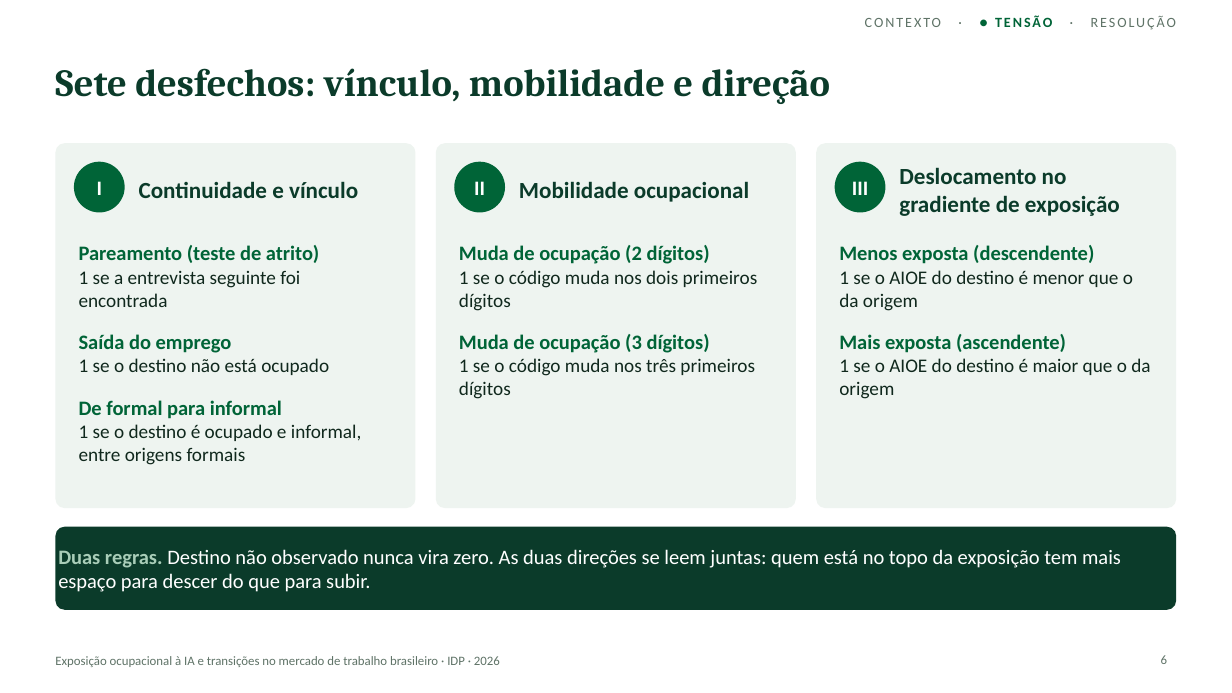
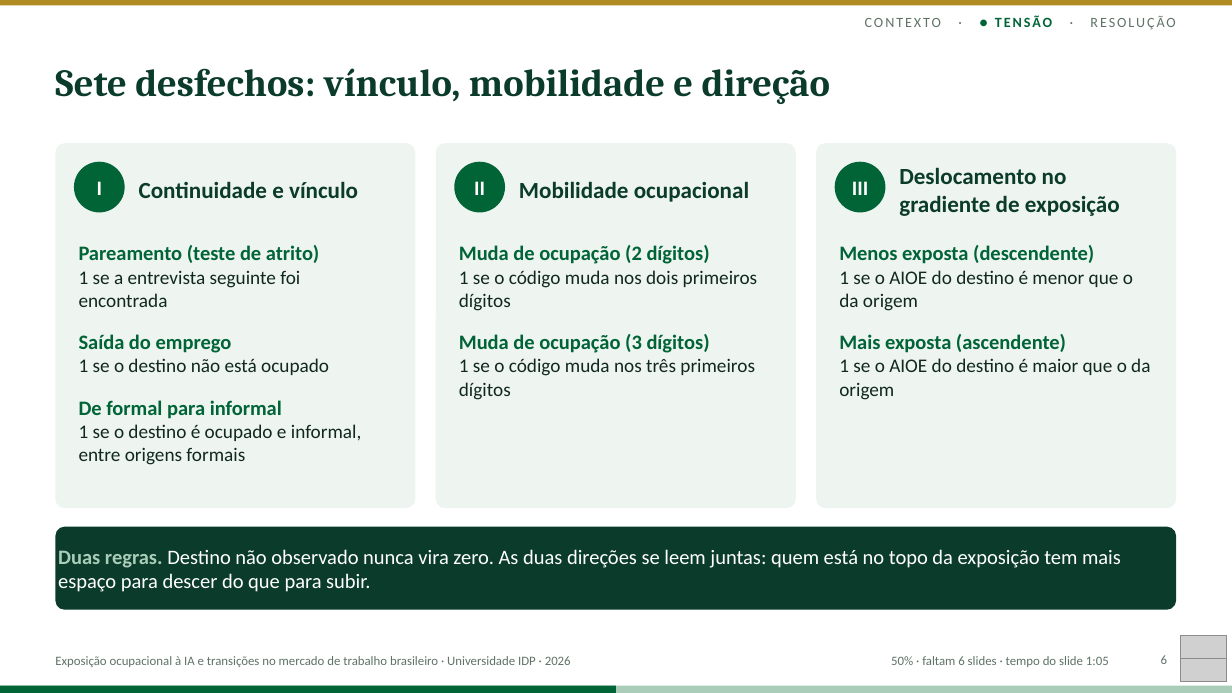
Before and after one commit to rickpalmeiras-design/IDP, a slide deck: slide 6 of apresentacao/apresentacao_dissertacao_oficial.pptx. Drawn at 1232x693 pixels with LibreOffice and Linux fonts; fonts in the diff are those of the drawing; grey boxes stand for pictures. Boxes give left, top, right and bottom in pixels: in the first picture for what was removed or moved away, otherwise in the second. Text is boxed around its words. In the diff, an @@ line names an element or a change of style, - is before the commit and + after.

```diff
--- a/apresentacao/apresentacao_dissertacao_oficial.pptx
+++ b/apresentacao/apresentacao_dissertacao_oficial.pptx
@@ rectangle added at (0,0,1232,6), fill #B08A22 @@
@@ text at (55,656,571,667): text changed @@
-Exposição ocupacional à IA e transições no mercado de trabalho brasileiro · IDP · 2026
+Exposição ocupacional à IA e transições no mercado de trabalho brasileiro · Universidade IDP · 2026
@@ text added at (891,656,1109,667), 10 pt, text #5F7367 @@
+50% · faltam 6 slides · tempo do slide 1:05
@@ picture added at (1180,636,1226,682) @@
@@ picture added at (1180,659,1226,682) @@
@@ rectangle added at (0,686,1232,693), fill #A9CDB8 @@
@@ rectangle added at (0,686,616,693), fill #006437 @@
```
Also in this commit, not shown: 11 other slides changed.
